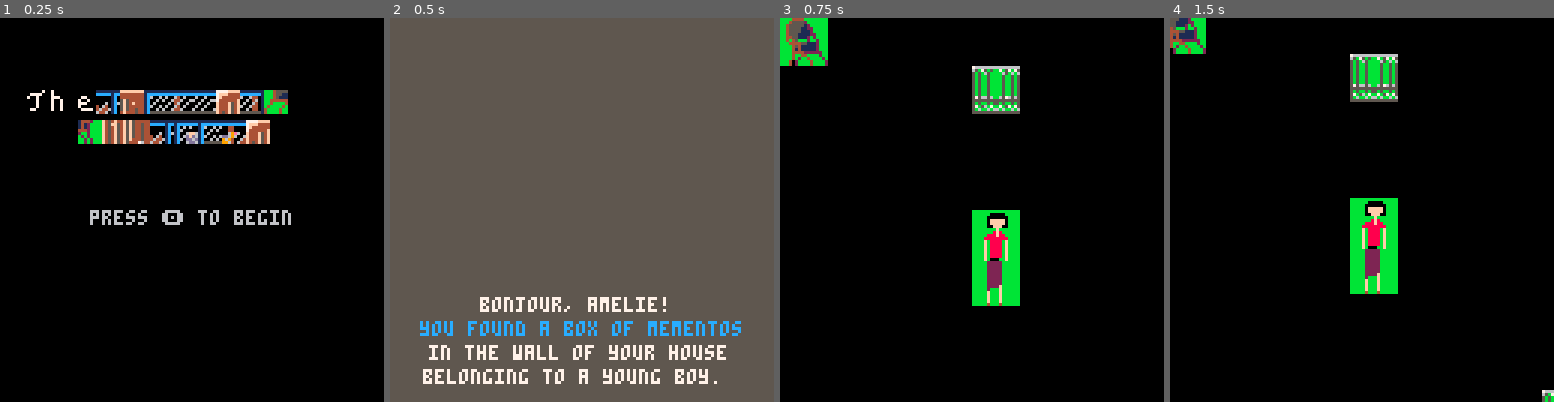
Above: before the commit, frames 1-4 (left to right).
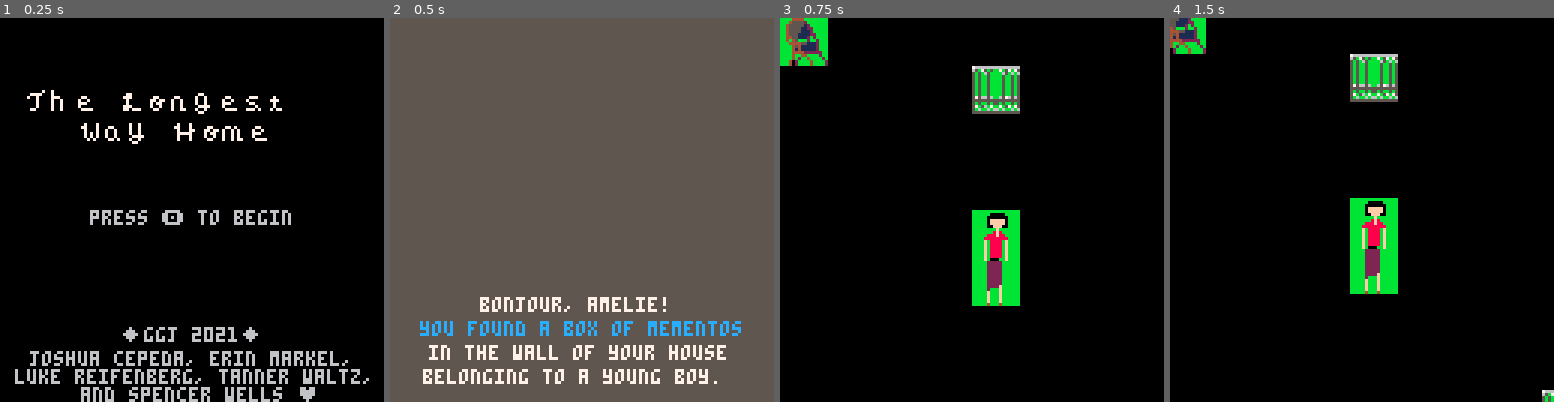
Above: after the commit, the same moments.

Repository: open-source-grilled-cheese/pacman-paris-undertale
Game: PICO-8 cartridge ggj.p8
Two runs of this game, one before a commit and one after it. Both use one fixed random seed, a clock stepped at 60 frames per second and the inputs below.
Inputs:
- Up to frame 1 (0.25 s): no input
- Up to frame 2 (0.5 s): tap O (Z key) at 0.33 s
- Up to frame 3 (0.75 s): tap O (Z key) at 0.7 s
- Up to frame 4 (1.5 s): tap O (Z key) at 1.43 s

The runs differ from the first frame. In frame 1, 9.9% of the frame differs, in the area x 3-97%, y 18-100%; in frame 2, nothing differs; in frame 3, nothing differs; in frame 4, nothing differs.

Commit message:
fixed title screen

Diff:
--- a/ggj.p8
+++ b/ggj.p8
@@ -270,8 +270,8 @@
 
 function _draw_title()
 	cls(0)
-	local line1 = {70, 71, 72, 30, 11, 12, 13, 14, 10, 15, 24}
-	local line2 = {25, 26, 27, 30, 28, 12, 29, 10}
+	local line1 = {70, 71, 72, 92, 73, 74, 75, 76, 72, 77, 86}
+	local line2 = {87, 88, 89, 92, 90, 74, 91, 72}
 	local wx = 8
 	local wy = 24
 	for l in all(line1) do
@@ -288,8 +288,13 @@
 	end
 
 	print("press 🅾️ to begin", 30, 64)
-
-end
+	print ("◆ggj 2021◆", 40, 103)
+	print("joshua cepeda, erin markel,", 10, 111)
+	print("luke reifenberg, tanner waltz,", 5, 117)
+	print("and spencer wells ♥", 27, 123)
+end
+
+
 
 function _draw_intro()
 	cls(5)
